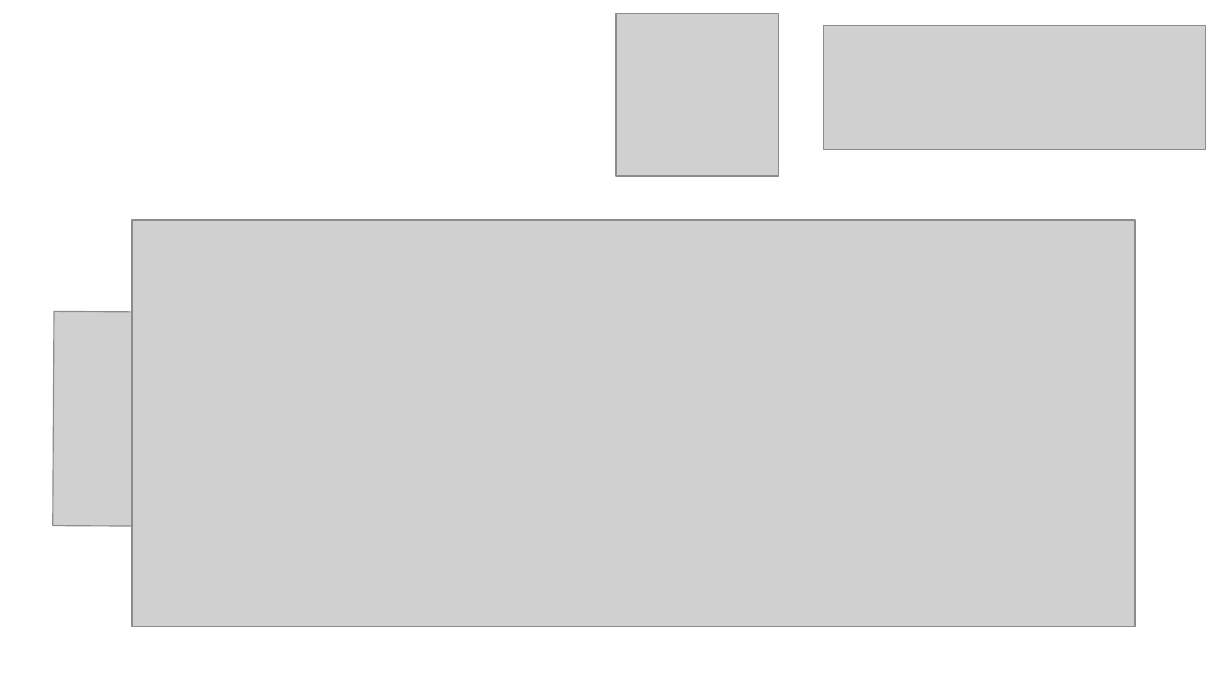
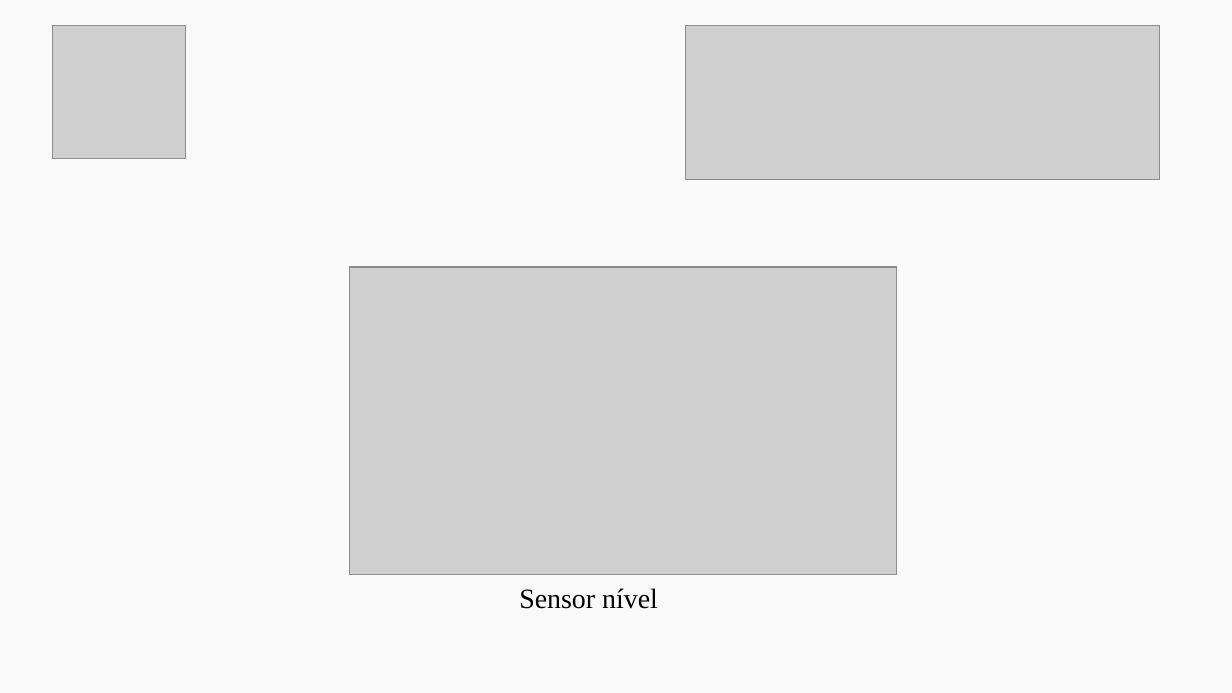
Before and after one commit to CAS-IEEE-UFJF/Meeting, a slide deck: slide 1 of seletivo_2019.1/veson0000.odp (slide 2 before the commit). Drawn at 1232x693 pixels with LibreOffice and Linux fonts; fonts in the diff are those of the drawing; grey boxes stand for pictures. Boxes give left, top, right and bottom in pixels: in the first picture for what was removed or moved away, otherwise in the second. Text is boxed around its words. In the diff, an @@ line names an element or a change of style, - is before the commit and + after.

Commit message:
end slide

```diff
--- a/seletivo_2019.1/veson0000.odp
+++ b/seletivo_2019.1/veson0000.odp
@@ background #FFFFFF to #D0CECE at 10% opacity @@
@@ picture: place and size @@
-picture at <box>616,13,778,176</box>
+picture at <box>53,26,186,159</box>
@@ picture: place and size @@
-picture at <box>824,26,1206,150</box>
+picture at <box>685,26,1160,180</box>
@@ picture: place and size @@
-picture at <box>132,220,1136,627</box>
+picture at <box>350,267,897,575</box>
@@ picture removed at <box>53,312,435,529</box> @@
@@ text added at <box>519,588,658,609</box>, 18 pt, text #000000 @@
+Sensor nível
```
Also in this commit, not shown: 1 other slide changed, 1 slide added, 3 other files.
